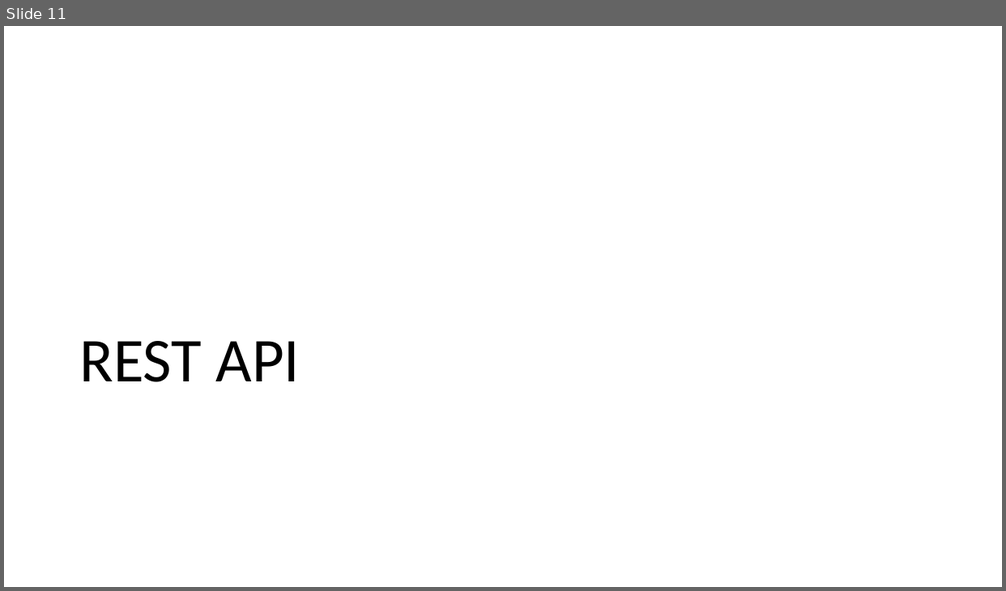
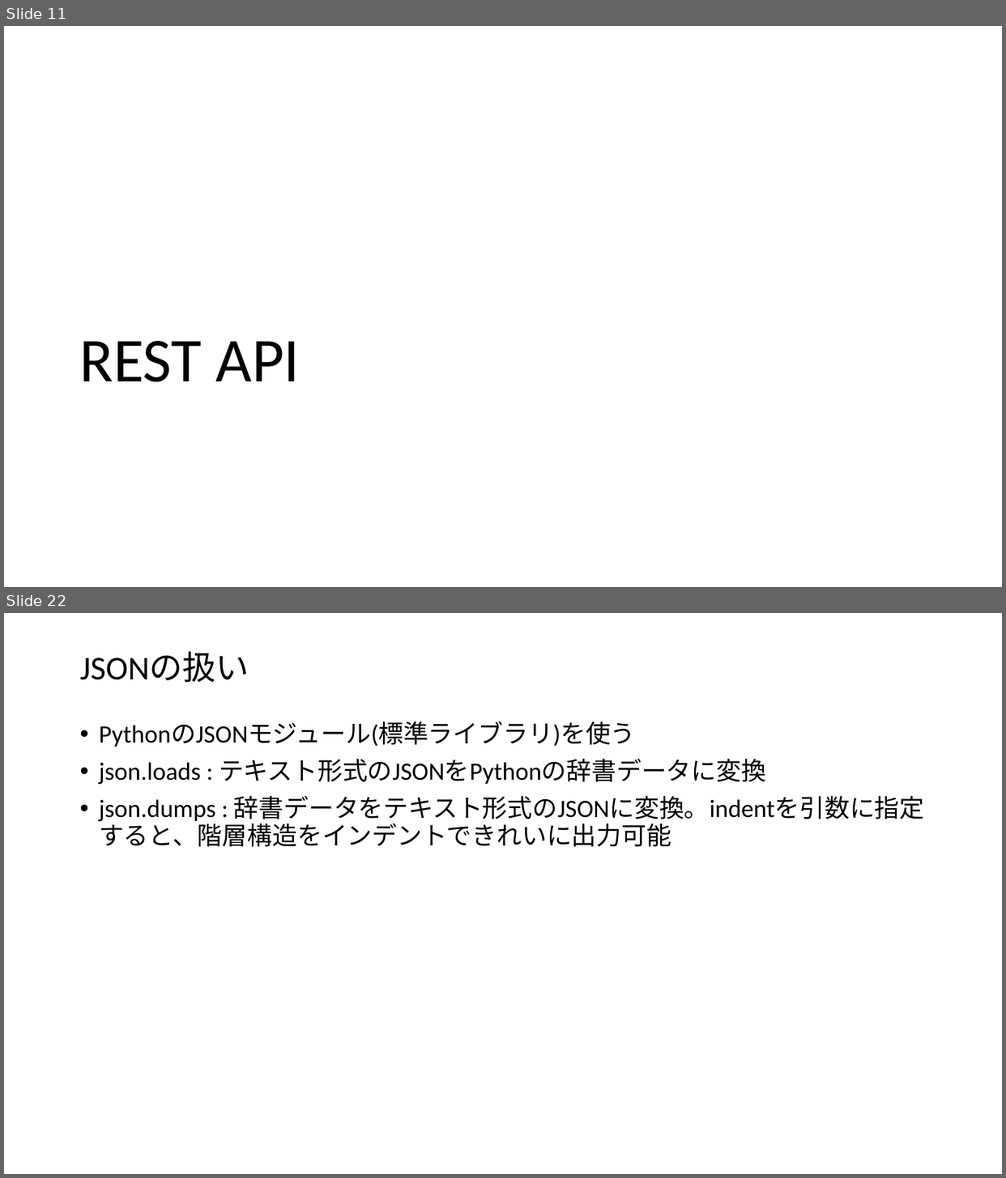
Before and after one commit to yuichi110/nutanix_restapi_bootcamp, a slide deck: lesson01.pptx. Shown one above the other, each under a label of ours: slide 11 before the commit, slides 11 and 22 after it; the slides between them are not shown. The pictures are 1006x591 and 1006x1178 pixels, drawn with LibreOffice and Linux fonts; fonts in the diff are those of the drawing. Boxes give left, top, right and bottom in pixels: in the first picture for what was removed or moved away, otherwise in the second. Text is boxed around its words. In the diff, an @@ line names an element or a change of style, - is before the commit and + after.

```diff
--- a/lesson01.pptx
+++ b/lesson01.pptx
@@ slide 22 added at (4,613,1002,1174), background #FFFFFF @@
@@ title added at (80,652,249,683), 32 pt, text #000000 @@
+JSONの扱い
@@ text added at (99,722,925,847), 24 pt, text #000000 @@
+• PythonのJSONモジュール(標準ライブラリ)を使う
+• json.loads : テキスト形式のJSONをPythonの辞書データに変換
+• json.dumps : 辞書データをテキスト形式のJSONに変換。indentを引数に指定すると、階層構造をインデントできれいに出力可能
```
Also in this commit, not shown: 14 slides changed, 3 other slides added, 7 other files.
